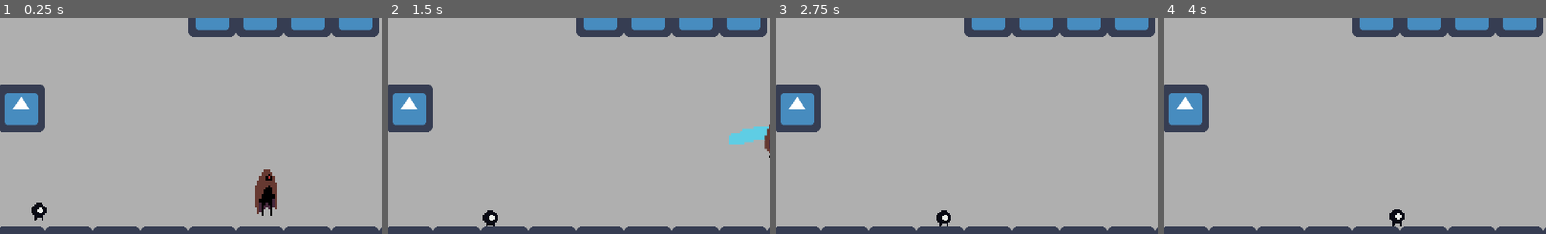
Above: before the commit, frames 1-4 (left to right).
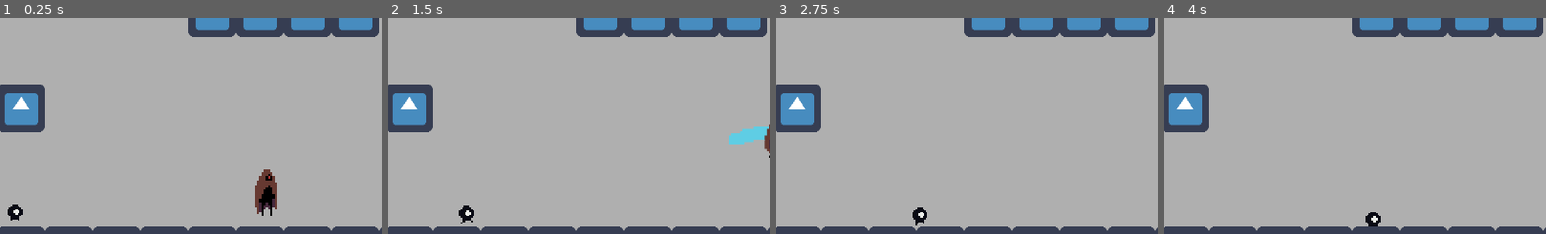
Above: after the commit, the same moments.

Repository: dav1dosaro/conquer
Game: Godot game, scene res://src/scenes/test/Test.tscn
Same seed, same stepped clock (60 frames per second), same inputs: the game is played once before the commit and once after it. This scene is started directly instead of the project's main scene. The engine's default icon, where the game draws it, is replaced by a stand-in: a white triangle on a blue panel in a dark square.
Inputs (mouse positions are % of the whole screen's width and height, from its top left):
- Up to frame 1 (0.25 s): no input
- Up to frame 2 (1.5 s): move the mouse to (72, 46) at 0.52 s; hold Right (ui_right) from 0.53 s (still down); click (72, 46) at 0.6 s; tap Space (jump) at 0.77 s; move the mouse to (30, 57) at 1.27 s; click (30, 57) at 1.35 s
- Up to frame 3 (2.75 s): tap Space (jump) at 1.52 s; move the mouse to (60, 29) at 2.02 s; release Right (ui_right) at 2.03 s; hold Left (ui_left) from 2.03 s (still down); tap Shift (dash) at 2.1 s; click (60, 29) at 2.3 s
- Up to frame 4 (4 s): move the mouse to (45, 72) at 2.77 s; release Left (ui_left) at 2.78 s; hold Right (ui_right) from 2.78 s (still down); click (45, 72) at 2.85 s; tap Space (jump) at 3.02, 3.77 s; move the mouse to (80, 67) at 3.52 s; click (80, 67) at 3.6 s
The pictures show only the part of the screen within x 19-69%, y 40-89%; the shares and areas given below are measured in that part.

The runs differ from the first frame. In frame 1, 0.4% of the frame differs, in the area x 2-13%, y 85-94%; in frame 2, 0.4%, in the area x 18-29%, y 86-97%; in frame 3, 0.4%; in frame 4, 0.4%.

Commit message:
BlobComplete

Diff:
--- a/src/scenes/enemy/Blob/Blob.gd
+++ b/src/scenes/enemy/Blob/Blob.gd
@@ -15,9 +15,11 @@
 
 export var Idle_distance = 400
 export var chase_distance = 300
-export var attack_distance = 100
+export var attack_distance = 70
 
 func _ready():
+	get_node("Body").visible = true
+	get_node("Explosion").visible = false
 	PlayerLoc = get_node(Player_Path)
 	pass
 
@@ -45,18 +47,17 @@
 	if PlayerLoc.is_on_floor():
 		if Dis2 > Idle_distance:
 			States = EnemyStates.IDLE
-			print("IDLE")
+			get_node("Body").play("Idle")
 			pass
 		elif Dis2 > chase_distance and Dis2 < Idle_distance:
 			States = EnemyStates.CHASE
-			print("CHASE")
+			get_node("Body").play("Walk")
 			pass
 		elif Dis2 < attack_distance:
 			States = EnemyStates.ATTACK
-			print("ATTACK")
+			get_node("Body").play("Attack")
 			pass
 	pass
-
 
 func idle():
 	velocity.x = 0
@@ -66,6 +67,13 @@
 	velocity.x = Speed
 
 func Attack():
-	velocity.y = -350
+	velocity.y = -325
+	get_node("Body").visible = false
+	get_node("Explosion").play("Explosion")
+	get_node("AnimationPlayer").play("ATK")
 	attack = true
 	pass
+
+func _on_Explosion_animation_finished():
+	if get_node("Explosion").animation == "Explosion":
+		self.queue_free()
--- a/src/scenes/enemy/Blob/Blob.tscn
+++ b/src/scenes/enemy/Blob/Blob.tscn
@@ -1,10 +1,15 @@
-[gd_scene load_steps=40 format=2]
+[gd_scene load_steps=47 format=2]
 
 [ext_resource path="res://src/scenes/enemy/Blob/Blob.gd" type="Script" id=1]
 [ext_resource path="res://src/scenes/enemy/Blob/images/death.png" type="Texture" id=2]
 [ext_resource path="res://src/scenes/enemy/Blob/images/run.png" type="Texture" id=3]
 [ext_resource path="res://src/scenes/enemy/Blob/images/idle.png" type="Texture" id=4]
 [ext_resource path="res://src/scenes/enemy/Blob/images/jump(attack).png" type="Texture" id=5]
+[ext_resource path="res://src/scenes/enemy/Blob/images/Bullet-tinz/explosion3.png" type="Texture" id=6]
+[ext_resource path="res://src/scenes/enemy/Blob/images/Bullet-tinz/explosion2.png" type="Texture" id=7]
+[ext_resource path="res://src/scenes/enemy/Blob/images/Bullet-tinz/explosion4.png" type="Texture" id=8]
+[ext_resource path="res://src/scenes/enemy/Blob/images/Bullet-tinz/explosion5.png" type="Texture" id=9]
+[ext_resource path="res://src/scenes/enemy/Blob/images/Bullet-tinz/explosion1.png" type="Texture" id=10]
 
 [sub_resource type="RectangleShape2D" id=111]
 extents = Vector2( 10, 12 )
@@ -152,11 +157,118 @@
 "speed": 12.0
 } ]
 
+[sub_resource type="SpriteFrames" id=152]
+animations = [ {
+"frames": [ ExtResource( 10 ), ExtResource( 7 ), ExtResource( 7 ), ExtResource( 6 ), ExtResource( 6 ), ExtResource( 8 ), ExtResource( 9 ) ],
+"loop": false,
+"name": "Explosion",
+"speed": 12.0
+} ]
+
 [sub_resource type="Animation" id=120]
 resource_name = "ATK"
+tracks/0/type = "value"
+tracks/0/path = NodePath("HitDetect/CollisionShape2D:shape:radius")
+tracks/0/interp = 1
+tracks/0/loop_wrap = true
+tracks/0/imported = false
+tracks/0/enabled = true
+tracks/0/keys = {
+"times": PoolRealArray( 0.2, 0.5, 0.8 ),
+"transitions": PoolRealArray( 1, 1, 1 ),
+"update": 0,
+"values": [ 25.0, 36.0, 25.0 ]
+}
+tracks/1/type = "value"
+tracks/1/path = NodePath("HitDetect/CollisionShape2D:disabled")
+tracks/1/interp = 1
+tracks/1/loop_wrap = true
+tracks/1/imported = false
+tracks/1/enabled = true
+tracks/1/keys = {
+"times": PoolRealArray( 0, 0.2, 0.8, 1 ),
+"transitions": PoolRealArray( 1, 1, 1, 1 ),
+"update": 1,
+"values": [ true, false, false, true ]
+}
+tracks/2/type = "value"
+tracks/2/path = NodePath("Explosion:visible")
+tracks/2/interp = 1
+tracks/2/loop_wrap = true
+tracks/2/imported = false
+tracks/2/enabled = true
+tracks/2/keys = {
+"times": PoolRealArray( 0, 0.1, 1 ),
+"transitions": PoolRealArray( 1, 1, 1 ),
+"update": 1,
+"values": [ false, true, true ]
+}
+tracks/3/type = "value"
+tracks/3/path = NodePath("Body:visible")
+tracks/3/interp = 1
+tracks/3/loop_wrap = true
+tracks/3/imported = false
+tracks/3/enabled = true
+tracks/3/keys = {
+"times": PoolRealArray( 0, 0.2, 1 ),
+"transitions": PoolRealArray( 1, 1, 1 ),
+"update": 1,
+"values": [ true, false, false ]
+}
 
 [sub_resource type="Animation" id=121]
 length = 0.001
+tracks/0/type = "value"
+tracks/0/path = NodePath("HitDetect/CollisionShape2D:shape:radius")
+tracks/0/interp = 1
+tracks/0/loop_wrap = true
+tracks/0/imported = false
+tracks/0/enabled = true
+tracks/0/keys = {
+"times": PoolRealArray( 0 ),
+"transitions": PoolRealArray( 1 ),
+"update": 0,
+"values": [ 36.0 ]
+}
+tracks/1/type = "value"
+tracks/1/path = NodePath("HitDetect/CollisionShape2D:disabled")
+tracks/1/interp = 1
+tracks/1/loop_wrap = true
+tracks/1/imported = false
+tracks/1/enabled = true
+tracks/1/keys = {
+"times": PoolRealArray( 0 ),
+"transitions": PoolRealArray( 1 ),
+"update": 0,
+"values": [ true ]
+}
+tracks/2/type = "value"
+tracks/2/path = NodePath("Explosion:visible")
+tracks/2/interp = 1
+tracks/2/loop_wrap = true
+tracks/2/imported = false
+tracks/2/enabled = true
+tracks/2/keys = {
+"times": PoolRealArray( 0 ),
+"transitions": PoolRealArray( 1 ),
+"update": 0,
+"values": [ true ]
+}
+tracks/3/type = "value"
+tracks/3/path = NodePath("Body:visible")
+tracks/3/interp = 1
+tracks/3/loop_wrap = true
+tracks/3/imported = false
+tracks/3/enabled = true
+tracks/3/keys = {
+"times": PoolRealArray( 0 ),
+"transitions": PoolRealArray( 1 ),
+"update": 0,
+"values": [ false ]
+}
+
+[sub_resource type="CircleShape2D" id=153]
+radius = 36.0
 
 [node name="Blob" type="KinematicBody2D" groups=["ENEMY"]]
 collision_layer = 2
@@ -170,12 +282,19 @@
 shape = SubResource( 111 )
 
 [node name="Body" type="AnimatedSprite" parent="."]
+visible = false
 position = Vector2( 0, -20 )
 scale = Vector2( 2, 2 )
 frames = SubResource( 11 )
 animation = "Idle"
+playing = true
+
+[node name="Explosion" type="AnimatedSprite" parent="."]
+modulate = Color( 0.862745, 0.0784314, 0.235294, 1 )
+frames = SubResource( 152 )
+animation = "Explosion"
 frame = 1
-playing = true
+speed_scale = 0.5
 
 [node name="TimerHolder" type="Node2D" parent="."]
 
@@ -194,3 +313,11 @@
 [node name="AnimationPlayer" type="AnimationPlayer" parent="."]
 anims/ATK = SubResource( 120 )
 anims/RESET = SubResource( 121 )
+
+[node name="HitDetect" type="Area2D" parent="."]
+
+[node name="CollisionShape2D" type="CollisionShape2D" parent="HitDetect"]
+shape = SubResource( 153 )
+disabled = true
+
+[connection signal="animation_finished" from="Explosion" to="." method="_on_Explosion_animation_finished"]
--- a/src/scenes/test/Test.tscn
+++ b/src/scenes/test/Test.tscn
@@ -49,12 +49,12 @@
 [node name="player" parent="." instance=ExtResource( 1 )]
 position = Vector2( 555, 437 )
 
-[node name="Blob" parent="." instance=ExtResource( 4 )]
-position = Vector2( 248, 472 )
-Player_Path = NodePath("../player")
-
 [node name="Skeleton" parent="." instance=ExtResource( 2 )]
 position = Vector2( 776, 480 )
 Player_Path = NodePath("../player")
 
 [node name="trail_holder" type="Node2D" parent="."]
+
+[node name="Blob" parent="." instance=ExtResource( 4 )]
+position = Vector2( 216, 472 )
+Player_Path = NodePath("../player")
Binary file added: src/scenes/enemy/Blob/images/Bullet-tinz/explosion1.png
Not shown, added: src/scenes/enemy/Blob/images/Bullet-tinz/explosion1.png.import
Binary file added: src/scenes/enemy/Blob/images/Bullet-tinz/explosion2.png
Not shown, added: src/scenes/enemy/Blob/images/Bullet-tinz/explosion2.png.import
Binary file added: src/scenes/enemy/Blob/images/Bullet-tinz/explosion3.png
Not shown, added: src/scenes/enemy/Blob/images/Bullet-tinz/explosion3.png.import
Binary file added: src/scenes/enemy/Blob/images/Bullet-tinz/explosion4.png
Not shown, added: src/scenes/enemy/Blob/images/Bullet-tinz/explosion4.png.import
Binary file added: src/scenes/enemy/Blob/images/Bullet-tinz/explosion5.png
Not shown, added: src/scenes/enemy/Blob/images/Bullet-tinz/explosion5.png.import
